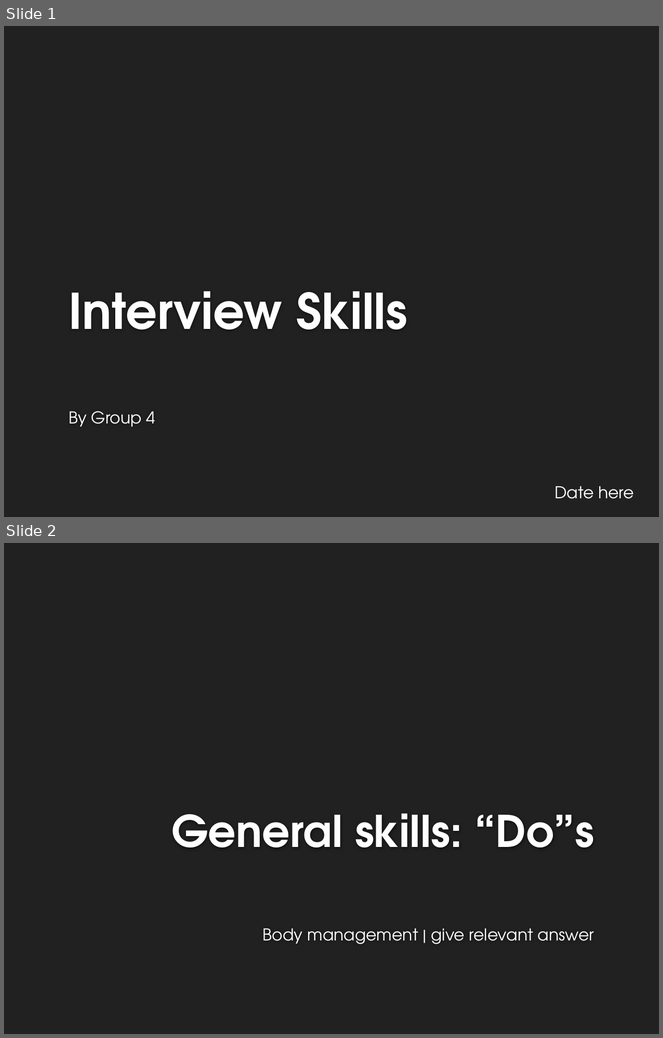
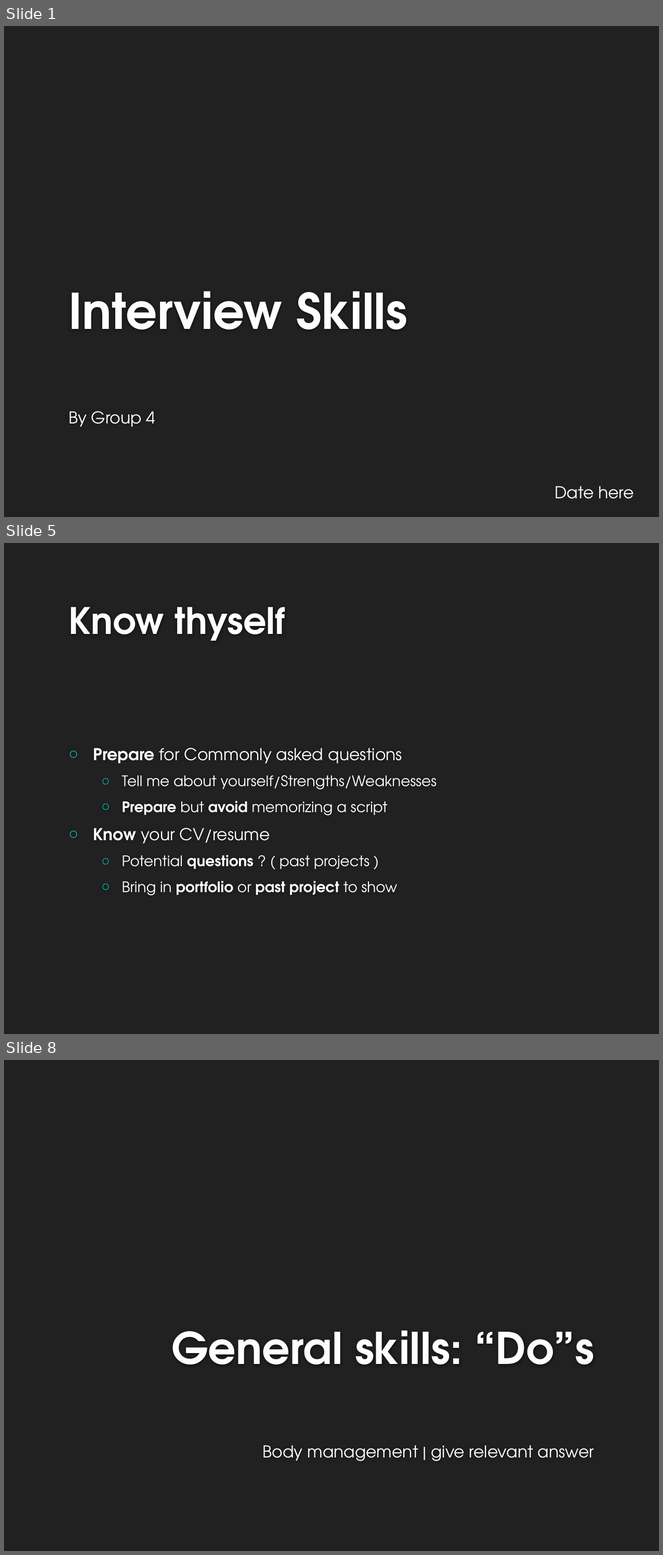
Before and after one commit to riwu/CS2101, a slide deck: OP1.pptx. Shown one above the other, each under a label of ours: slides 1 and 2 before the commit, slides 1, 5 and 8 after it; the slides between them are not shown. The pictures are 663x1038 and 663x1555 pixels, drawn with LibreOffice and Linux fonts; fonts in the diff are those of the drawing; background and template pictures are left out. Boxes give left, top, right and bottom in pixels: in the first picture for what was removed or moved away, otherwise in the second. Text is boxed around its words. In the diff, an @@ line names an element or a change of style, - is before the commit and + after.

```diff
--- a/OP1.pptx
+++ b/OP1.pptx
@@ slide 5 added at [4, 543, 659, 1034], background #212121 @@
@@ title added at [68, 607, 285, 641], 40 pt, text #FEFEFE, bold @@
+Know thyself
@@ text added at [93, 748, 437, 896], 16 pt, text #FFFFFF @@
+○ Prepare for Commonly asked questions
+  ○ Tell me about yourself/Strengths/Weaknesses
+  ○ Prepare but avoid memorizing a script
+○ Know your CV/resume
+  ○ Potential questions ? ( past projects )
+  ○ Bring in portfolio or past project to show
@@ what was slide 2 is now slide 8 @@
```
Also in this commit, not shown: 5 other slides added.
